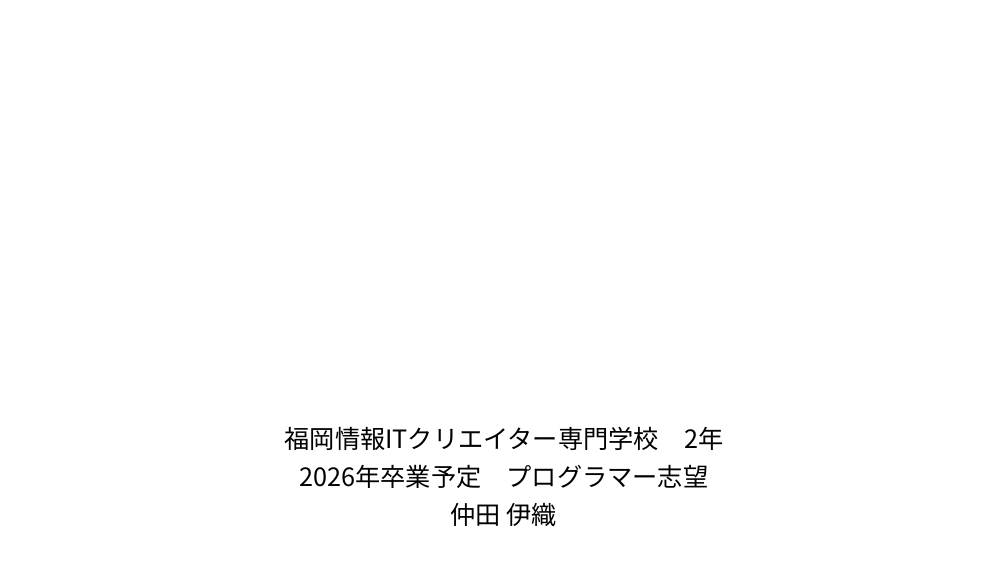
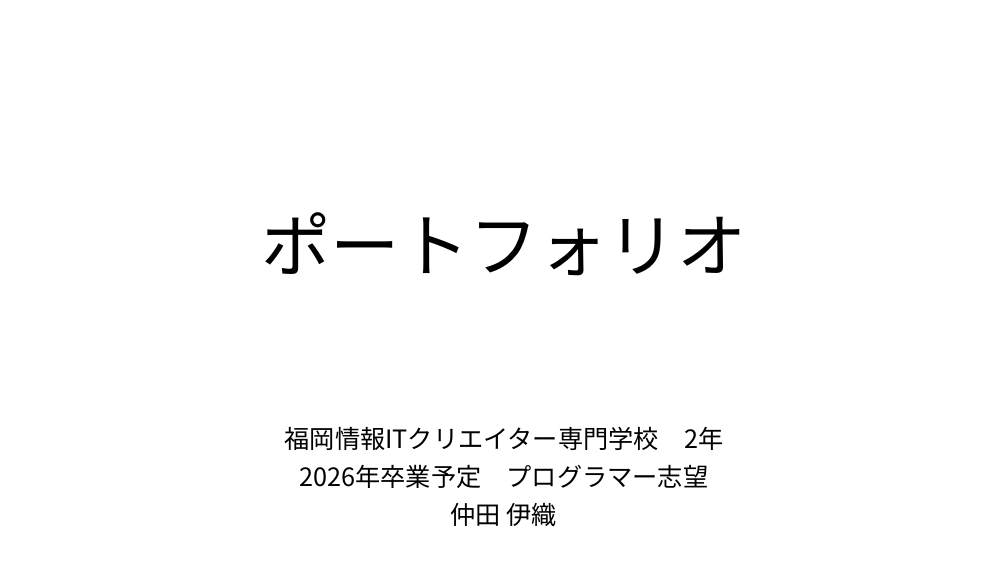
Before and after one commit to nkd10121/EmploymentWorks, a slide deck: slide 1 of プレゼンテーション1.pptx. Drawn at 1008x567 pixels with LibreOffice and Linux fonts; fonts in the diff are those of the drawing; background and template pictures are left out. Boxes give left, top, right and bottom in pixels: in the first picture for what was removed or moved away, otherwise in the second. Text is boxed around its words. In the diff, an @@ line names an element or a change of style, - is before the commit and + after.

Commit message:
up

```diff
--- a/プレゼンテーション1.pptx
+++ b/プレゼンテーション1.pptx
@@ title added at (261, 212, 746, 276), 66 pt, text #000000 @@
+ポートフォリオ
```
Also in this commit, not shown: 1 slide removed.
